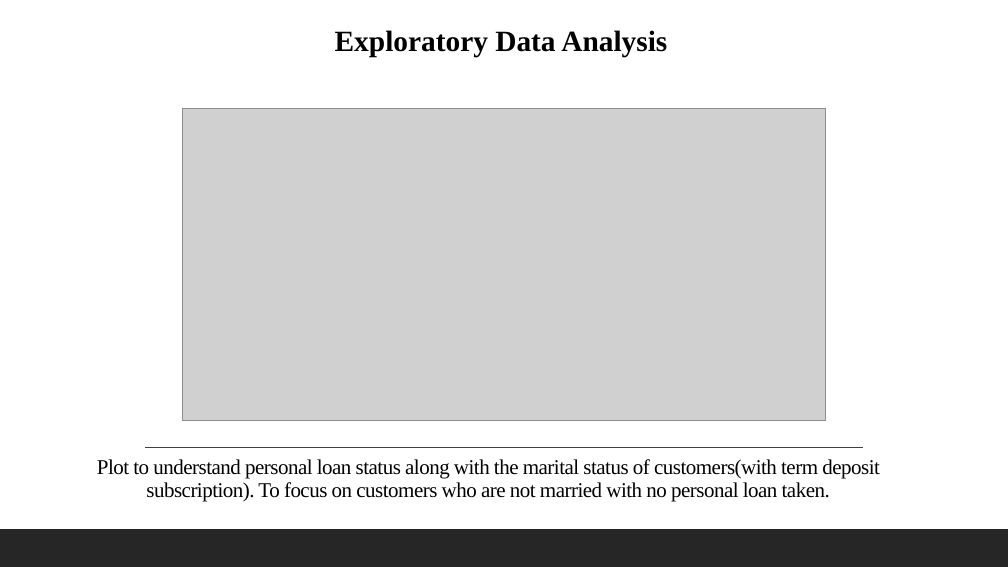
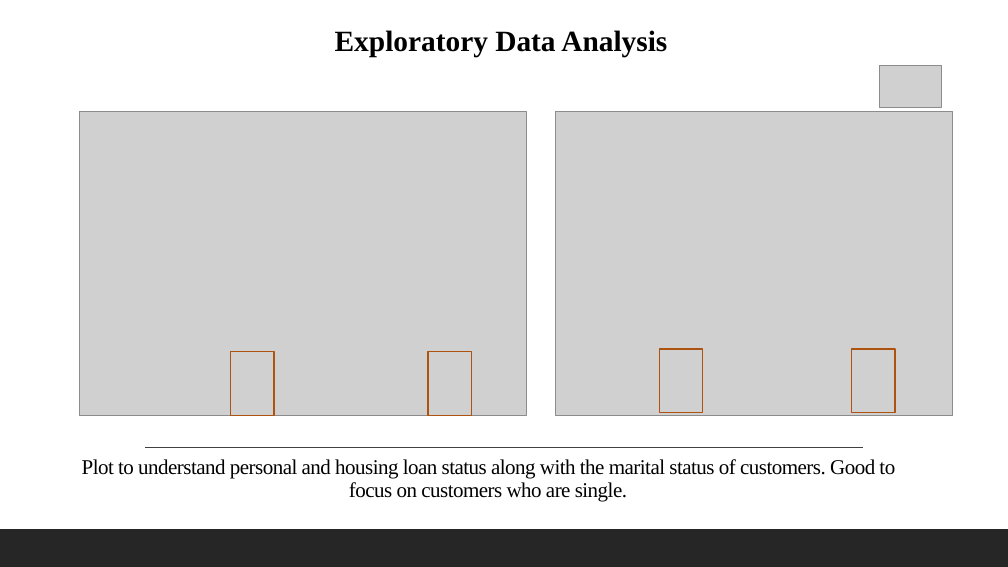
Before and after one commit to AnushaManjunath42/QL_Case_Study, a slide deck: slide 12 of DSA_CaseStudy_Anusha.pptx. Drawn at 1008x567 pixels with LibreOffice and Linux fonts; fonts in the diff are those of the drawing; grey boxes stand for pictures. Boxes give left, top, right and bottom in pixels: in the first picture for what was removed or moved away, otherwise in the second. Text is boxed around its words. In the diff, an @@ line names an element or a change of style, - is before the commit and + after.

```diff
--- a/DSA_CaseStudy_Anusha.pptx
+++ b/DSA_CaseStudy_Anusha.pptx
@@ picture added at (879, 66, 941, 107) @@
@@ picture added at (79, 111, 526, 416) @@
@@ picture removed at (182, 108, 826, 421) @@
@@ picture added at (556, 111, 953, 416) @@
@@ rectangle added at (231, 352, 274, 416), outline #AF5310 1.25 pt @@
@@ rectangle added at (428, 352, 472, 416), outline #AF5310 1.25 pt @@
@@ rectangle added at (659, 349, 703, 414), outline #AF5310 1.25 pt @@
@@ rectangle added at (851, 349, 895, 414), outline #AF5310 1.25 pt @@
@@ text at (82, 459, 895, 502): text changed @@
-Plot to understand personal loan status along with the marital status of customers(with term deposit subscription). To focus on customers who are not married with no personal loan taken.
+Plot to understand personal and housing loan status along with the marital status of customers. Good to focus on customers who are single.
```
Also in this commit, not shown: 11 other slides changed, 1 slide added, 1 slide removed.
